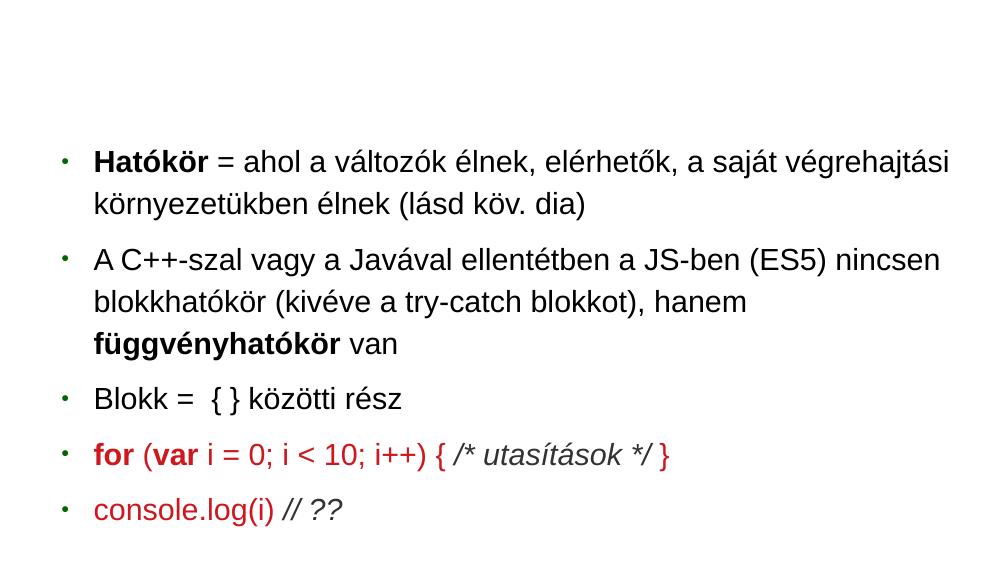
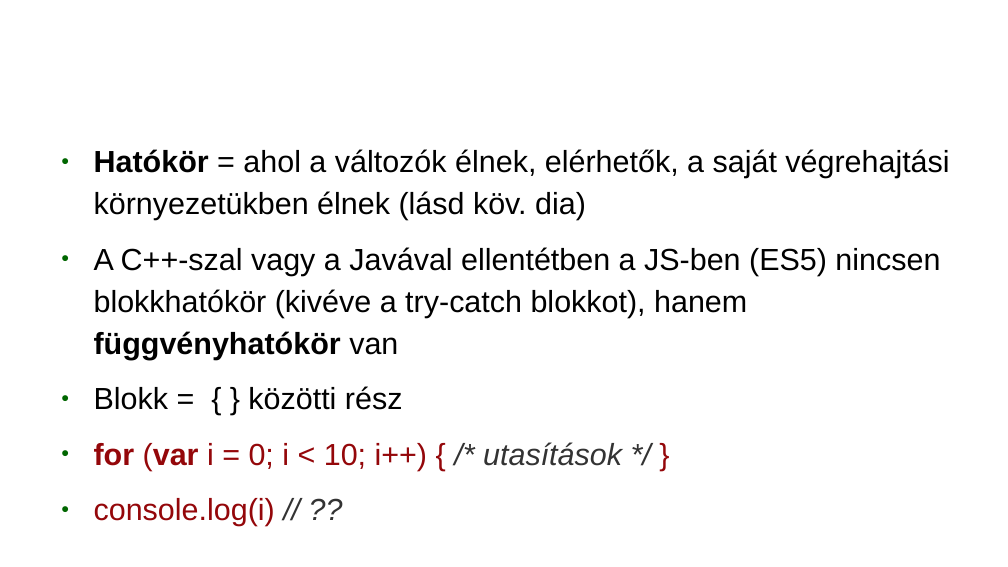
Before and after one commit to webandras/google_earth_engine_kutatas, a slide deck: slide 15 of google_earth_engine_gulacsi_andras_2018.odp. Drawn at 1008x567 pixels with LibreOffice and Linux fonts; fonts in the diff are those of the drawing; background and template pictures are left out. Boxes give left, top, right and bottom in pixels: in the first picture for what was removed or moved away, otherwise in the second. Text is boxed around its words. In the diff, an @@ line names an element or a change of style, - is before the commit and + after.

```diff
--- a/google_earth_engine_gulacsi_andras_2018.odp
+++ b/google_earth_engine_gulacsi_andras_2018.odp
@@ text at (94, 442, 622, 526): text colour #CE181E to #94070A in "for (var i = 0; i < ...", "console.log(i)" @@
```
Also in this commit, not shown: 13 other slides changed, 14 slides added, 5 slides removed, 1 other file.
